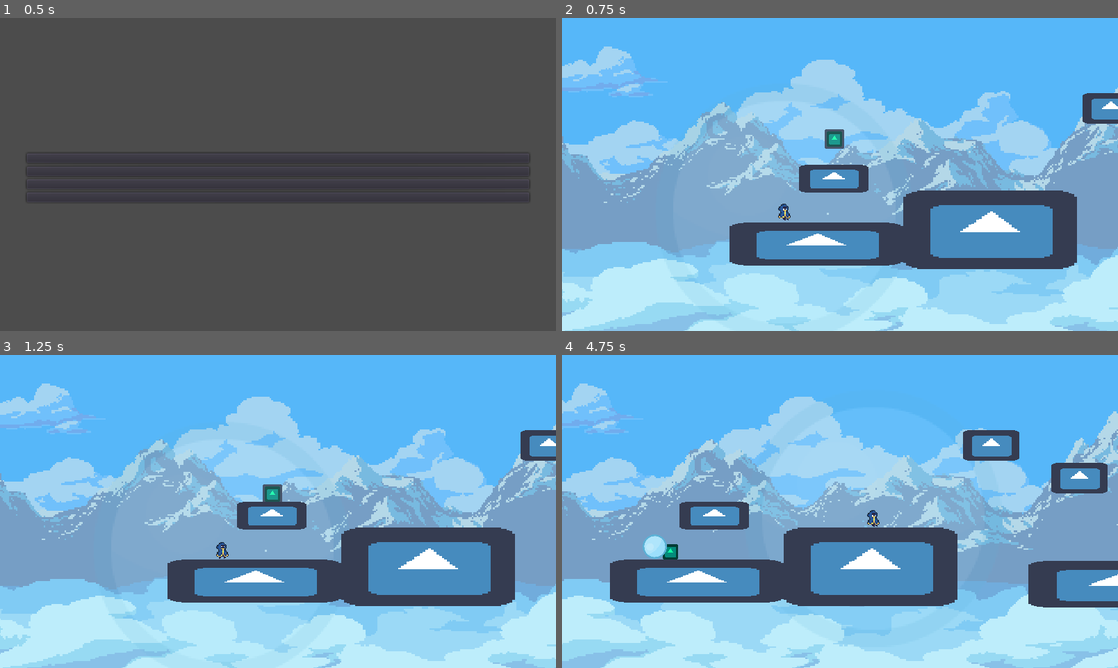
Above: before the commit, frames 1-4 (two rows, left to right).
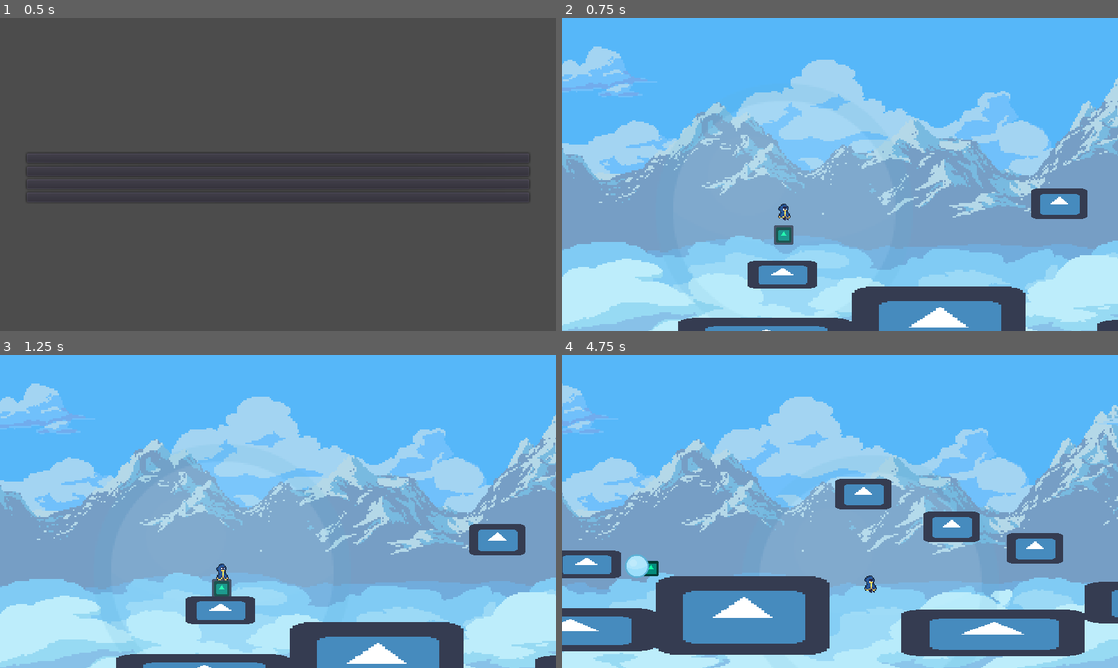
Above: after the commit, the same moments.

Repository: Vicentendistes/Juego-jueg-n-juegazo
Game: Godot game, scene res://ui/main_menu.tscn
Two runs of this game, one before a commit and one after it. Both use one fixed random seed, a clock stepped at 60 frames per second and the inputs below. The engine's default icon, where the game draws it, is replaced by a stand-in: a white triangle on a blue panel in a dark square.
Inputs (mouse positions are in pixels of both pictures, inside the frame that each line leads up to):
- Up to frame 1 (0.5 s): no input
- Up to frame 2 (0.75 s): click "Jugar" at 0.5 s
- Up to frame 3 (1.25 s): no input
- Up to frame 4 (4.75 s): move the mouse to (962, 495) at 1.27 s; hold Left (attract) 1.28-2.03 s; hold D (move_right) 1.28-2.78 s; tap Space (jump) at 1.52, 2.27, 3.77, 4.52 s; tap Right (push) at 1.55, 2.1, 3.05 s; move the mouse to (728, 527) at 2.02 s; tap Left (attract) at 2.3, 3.8 s; move the mouse to (895, 442) at 2.77 s; hold A (move_left) 2.78-3.53 s; hold Left (attract) 2.78-3.53 s; move the mouse to (812, 574) at 3.52 s; hold D (move_right) from 3.53 s (still down); click (812, 574) at 3.6 s; move the mouse to (1006, 558) at 4.27 s; hold Right (push) from 4.28 s (still down)

Frame 1 is identical in both runs. In frame 2, 33% of the frame differs, in the area x 0-100%, y 9-100%; in frame 3, 33%; in frame 4, 45%.

Commit message:
imantado definitivo?

Diff:
--- a/scenes/Ball.tscn
+++ b/scenes/Ball.tscn
@@ -3,7 +3,8 @@
 [ext_resource path="res://assets/ballBlue_10.png" type="Texture" id=1]
 
 [sub_resource type="PhysicsMaterial" id=2]
-bounce = 0.7
+friction = 0.4
+bounce = 0.6
 
 [sub_resource type="CircleShape2D" id=1]
 radius = 23.0217
--- a/scenes/Main.tscn
+++ b/scenes/Main.tscn
@@ -20,10 +20,7 @@
 position = Vector2( 175, -51 )
 
 [node name="Charlie" parent="." instance=ExtResource( 1 )]
-position = Vector2( 129, 16 )
-__meta__ = {
-"_edit_group_": true
-}
+position = Vector2( 176, -72 )
 
 [node name="Floors" type="Node2D" parent="."]
 position = Vector2( 185, -46 )
--- a/scenes/charlie.gd
+++ b/scenes/charlie.gd
@@ -1,7 +1,6 @@
 extends KinematicBody2D
 
 # This represents the player's inertia.
-export (int, 0, 200) var push = 20
 
 var velocity = Vector2()
 var timer = 0
@@ -12,8 +11,9 @@
 var JUMP_SPEED = 200
 var JUMP_TIME = 0.15
 var GRAVITY = 10
+
+var IMPULSE = 20
 var FORCE = 23
-
 
 onready var zone = $Area2D
 onready var pivot = $Pivot
@@ -27,6 +27,8 @@
 
 
 func _physics_process(delta):
+	var _is_atracting = false
+	#==========================================[VELOCIDAD]=========================================
 	velocity = move_and_slide(velocity, Vector2.UP)
 	#velocity = move_and_slide(velocity, Vector2.UP, false, 4, PI/4, false)
 
@@ -54,9 +56,10 @@
 	#=======================================[MAGNETO]===========================================
 	if Input.is_action_pressed("attract"):
 		if array != []:
+			_is_atracting = true
 			var iman = array[0]
 			var direction = iman.position - position
-			direction = direction / (pow(iman.position.x - position.x, 2) + pow(iman.position.y - position.y, 2))
+			direction /= direction.length_squared()
 			direction = direction.normalized()*FORCE
 			velocity += direction
 			iman.velocity -= direction
@@ -64,8 +67,8 @@
 	if Input.is_action_pressed("push"):
 		if array != []:
 			var iman = array[0]
-			var direction = position - iman.position
-			direction = direction / (pow(iman.position.x - position.x, 2) + pow(iman.position.y - position.y, 2))
+			var direction = global_position - iman.position
+			direction /= direction.length_squared()
 			direction = direction.normalized()*FORCE
 			velocity += direction
 			iman.velocity -= direction
@@ -94,10 +97,21 @@
 	for index in get_slide_count():
 		var collision = get_slide_collision(index)
 		if collision.collider is Imantado:
-			print(collision.collider.name)
-			collision.collider.slide(-collision.normal * push) #KinematicBody
+			if collision.collider.global_position.y - global_position.y > 14:
+				print("arriba")
+				collision.collider.push(-collision.normal * velocity.length(), "y")
+
+			elif collision.collider.global_position.y - global_position.y < -14:
+				print("abajo")
+				collision.collider.push(-collision.normal * IMPULSE, "x")
+			else:
+				print("en medio")
+
+
 		#if collision.collider.is_in_group("bodies"):
-		#	collision.collider.apply_central_impulse(-collision.normal * push) #RigidBody
+		#	collision.collider.apply_central_impulse(-collision.normal * IMPULSE) #RigidBody
+
+
 
 
 
--- a/scenes/charlie.tscn
+++ b/scenes/charlie.tscn
@@ -15,9 +15,8 @@
 [ext_resource path="res://scenes/cloud_layer.gd" type="Script" id=13]
 [ext_resource path="res://assets/ballBlue_10.png" type="Texture" id=14]
 
-[sub_resource type="CapsuleShape2D" id=1]
-radius = 5.0
-height = 6.0
+[sub_resource type="RectangleShape2D" id=23]
+extents = Vector2( 6, 8 )
 
 [sub_resource type="Animation" id=2]
 length = 0.001
@@ -366,7 +365,7 @@
 centered = false
 
 [node name="CollisionShape2D" type="CollisionShape2D" parent="."]
-shape = SubResource( 1 )
+shape = SubResource( 23 )
 
 [node name="AnimationPlayer" type="AnimationPlayer" parent="."]
 anims/RESET = SubResource( 2 )
--- a/scenes/imantado.gd
+++ b/scenes/imantado.gd
@@ -1,22 +1,31 @@
 extends KinematicBody2D
 
 class_name Imantado
-export (int, 0, 200) var push = 20
 
+var IMPULSE = 40
 var velocity = Vector2()
 var GRAVITY = 10
-var ACCELERATION = 200
+var ACCELERATION = 500
 
 func _physics_process(delta):
+	velocity = move_and_slide(velocity, Vector2.UP)
 	#velocity = move_and_slide(velocity, Vector2.UP, false, 4, PI/4, false)
-	velocity = move_and_slide(velocity, Vector2.UP)
 	velocity.x = move_toward(velocity.x, 0, ACCELERATION*delta)
 	velocity.y += GRAVITY
 	for index in get_slide_count():
 		var collision = get_slide_collision(index)
 		if collision.collider.is_in_group("Player"):
-			slide((global_position - collision.collider.global_position).normalized()*push)
+			var difference = global_position - collision.collider.global_position
+			print(difference)
+			if difference.y < -14:
+				print("choque")
+				push((difference).normalized()*IMPULSE, "x")
 
 
-func slide(vector):
-	velocity += vector
+func push(vector, t):
+	if t=="x":
+		velocity.x += vector.x
+	if t=="y":
+		velocity.y += vector.y
+	if t=="xy":
+		velocity += vector
